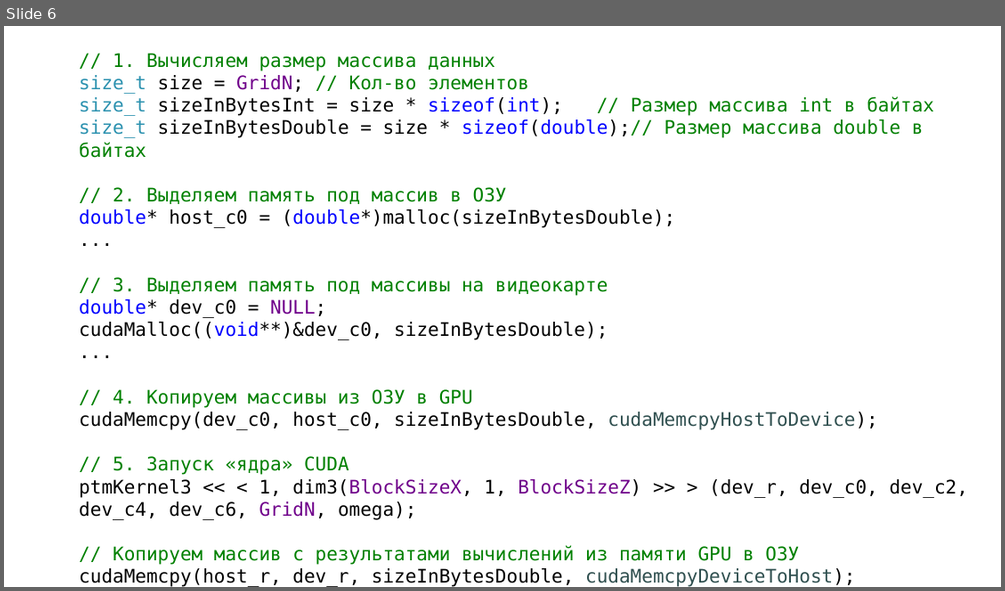
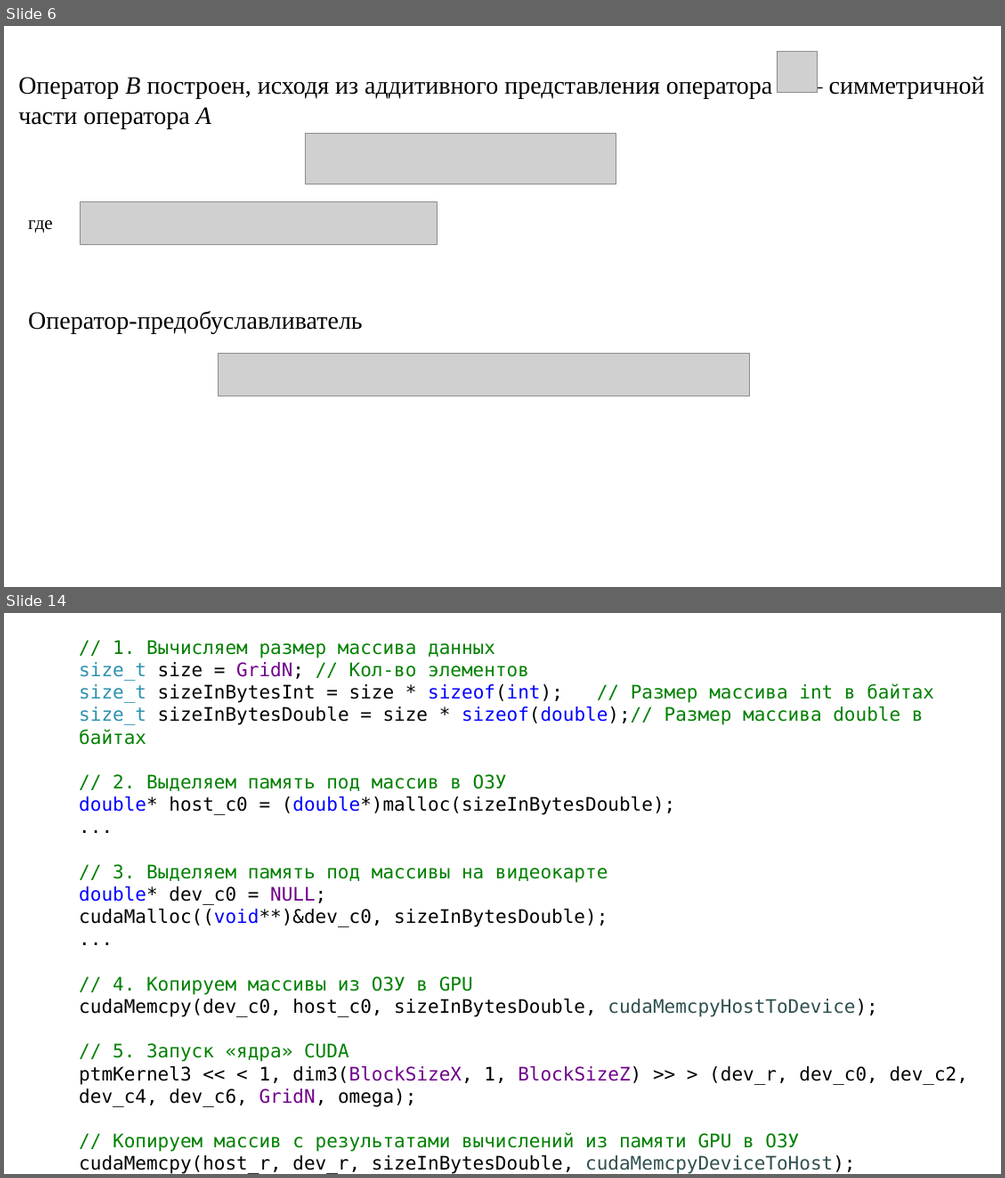
Before and after one commit to LitvinovVN/CudaLearning, a slide deck: _09_PtmConvTest/ptm conveyor.pptx. Shown one above the other, each under a label of ours: slide 6 before the commit, slides 6 and 14 after it; the slides between them are not shown. The pictures are 1005x591 and 1005x1178 pixels, drawn with LibreOffice and Linux fonts; fonts in the diff are those of the drawing; grey boxes stand for pictures. Boxes give left, top, right and bottom in pixels: in the first picture for what was removed or moved away, otherwise in the second. Text is boxed around its words. In the diff, an @@ line names an element or a change of style, - is before the commit and + after.

```diff
--- a/_09_PtmConvTest/ptm conveyor.pptx
+++ b/_09_PtmConvTest/ptm conveyor.pptx
@@ slide 6 added at <box>4,26,1001,587</box>, background #FFFFFF @@
@@ picture added at <box>777,52,817,93</box> @@
@@ text added at <box>18,77,772,128</box>, 24 pt, text #000000 @@
+Оператор B построен, исходя из аддитивного представления оператора – симметричной части оператора А
@@ picture added at <box>306,133,616,184</box> @@
@@ picture added at <box>81,201,437,244</box> @@
@@ text added at <box>28,220,53,232</box>, 18 pt, text #000000 @@
+где
@@ text added at <box>28,311,363,333</box>, 24 pt, text #000000 @@
+Оператор-предобуславливатель
@@ picture added at <box>218,354,749,396</box> @@
@@ what was slide 6 is now slide 14 @@
```
Also in this commit, not shown: 1 slide changed, 7 other slides added.
